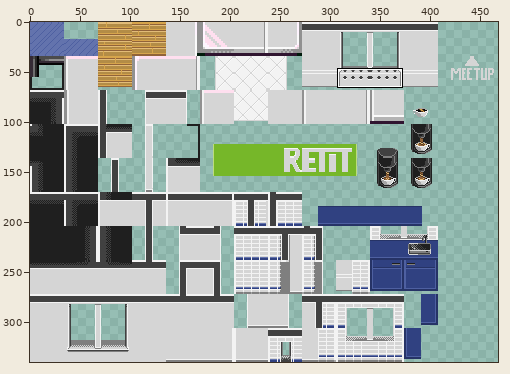
File history of a sprite sheet, office_tileset.png. Above, an overview of the earlier version with the close-up marked.
Close-up. Earlier state:
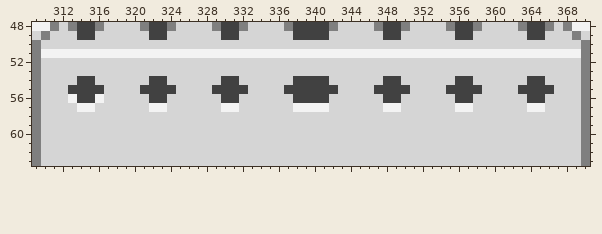
The file is 476x340 pixels. Colours within 5 levels of each other are drawn and written as one. Shown: x 309..370, y 48..63. The wide view leaves out empty margins.
New version:
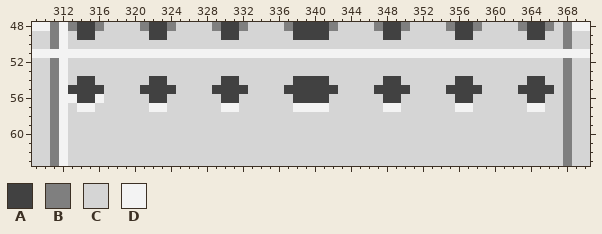
Palette (. is transparent): A #414141  B #7f7f7f  C #d5d5d5  D #f3f3f3
Changes in this commit:
Colour B replaces colour C in rows 49 to 50 at x 311 and 368; in rows 52 to 63 at x 311 and 368.
Colour C replaces colour B in row 49 at x 310 and 369; in row 50 at x 309 and 370; in rows 52 to 63 at x 309 and 370.
Colour D replaces colour B in row 51 at x 309 and 370.
Colour D replaces colour C in rows 48 to 50 at x 312; in rows 52 to 63 at x 312.
